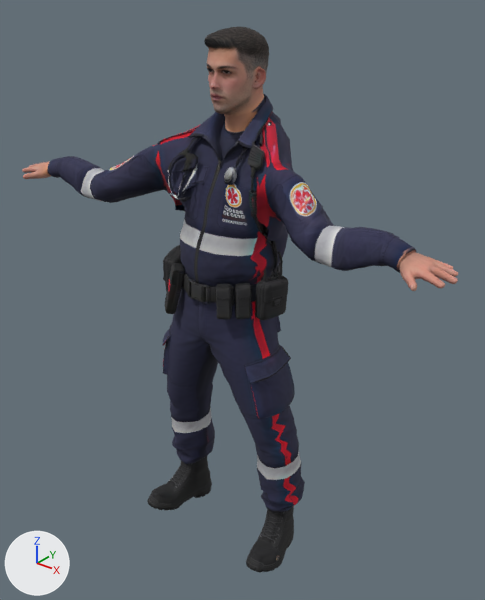
One commit to the glTF model assets/npcs/peter-jordan.glb: the scene before it, then after it.
The view is the same before and after, from a 50 mm camera at (1.282, -1.494, 0.959) aimed at (0.022, 0.081, -0.018). Every picture has the same lights, and +X, +Y and +Z are marked at lower left. The first picture is the older version. Where no turn or scale is listed for an object, it has been applied to the vertices. Vertices at exactly the same position are counted once.

In view in the first picture: 'peter-jordan'.
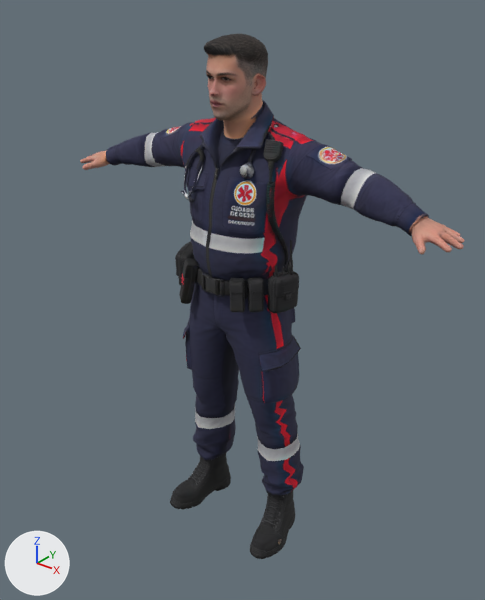
Diff of the bpy script that builds the scene:
```diff
--- a/assets/npcs/peter-jordan.glb.py
+++ b/assets/npcs/peter-jordan.glb.py
@@ me_peter_jordan @@
-me_peter_jordan.from_pydata(...)  # 9913 vertices, 19231 faces; spans x -0.8..0.8, y -0.19..0.25, z -0.96..0.83
+me_peter_jordan.from_pydata(...)  # 9913 vertices, 19231 faces; spans x -0.73..0.73, y -0.08..0.26, z -0.95..0.81
+# me_peter_jordan part 1: the loose piece of 457 vertices spanning x -0.29..-0.16, y -0.16..0.13, z -0.96..-0.72 is multiplied about its middle by the matrix ((1.0, 0.0, 0.019), (-0.006, 0.977, -0.079), (-0.007, 0.151, 0.988)), then moved by (0.04, 0.07, -0.01)
+# me_peter_jordan part 2: the loose piece of 475 vertices spanning x -0.8..-0.65, y -0.19..-0.04, z 0.32..0.37 is moved by (0.07, 0.2, 0.01)
+# me_peter_jordan part 3: the loose piece of 299 vertices spanning x -0.24..-0.15, y -0.06..0.07, z 0.0..0.13 is moved by (0.0, 0.06, 0.0)
+# me_peter_jordan part 4: the loose piece of 75 vertices spanning x -0.16..-0.08, y -0.13..-0.06, z -0.03..0.13 is multiplied about its middle by the matrix ((0.963, -0.015, 0.039), (0.019, 0.958, -0.102), (-0.037, 0.102, 0.958)), then moved by (0.0, 0.07, 0.0)
+# me_peter_jordan part 5: the loose piece of 40 vertices spanning x -0.11..-0.08, y -0.09..-0.06, z 0.03..0.11 is moved by (0.0, 0.07, 0.0)
+# me_peter_jordan part 6: the loose piece of 189 vertices spanning x -0.17..0.17, y -0.12..0.17, z 0.05..0.12 is moved by (0.0, 0.06, 0.0)
+# me_peter_jordan part 7: the loose piece of 136 vertices spanning x -0.04..0.04, y -0.12..-0.1, z 0.05..0.11 is moved by (0.0, 0.07, 0.0)
+# me_peter_jordan part 8: the loose piece of 115 vertices spanning x -0.14..-0.06, y -0.09..-0.06, z 0.34..0.36 is multiplied about its middle by the matrix ((1.0, 0.0, 0.0), (-0.383, 0.638, -0.065), (-0.082, -0.077, 0.988)), then moved by (0.0, 0.04, -0.01)
+# me_peter_jordan part 9: the loose piece of 30 vertices spanning x -0.13..-0.1, y -0.08..-0.07, z 0.35..0.43 is multiplied about its middle by the matrix ((1.088, 0.306, 0.015), (-0.301, 1.056, 0.269), (0.059, -0.263, 1.097)), then moved by (0.0, 0.06, 0.0)
+# me_peter_jordan part 10: the loose piece of 30 vertices spanning x -0.1..-0.07, y -0.1..-0.04, z 0.35..0.44 is multiplied about its middle by the matrix ((1.0, 0.0, 0.0), (-0.29, 0.083, 0.293), (-0.06, -0.191, 1.062)), then moved by (0.0, 0.04, -0.01)
+# me_peter_jordan part 11: the loose piece of 49 vertices spanning x 0.0..0.01, y 0.0..0.01, z 0.43..0.46 is moved by (0.0, -0.01, -0.02)
+# me_peter_jordan part 12: the loose piece of 458 vertices spanning x 0.16..0.3, y -0.16..0.13, z -0.96..-0.73 is multiplied about its middle by the matrix ((1.0, 0.002, -0.016), (0.003, 0.98, -0.065), (0.007, 0.14, 0.986)), then moved by (-0.05, 0.07, -0.01)
+# me_peter_jordan part 13: the loose piece of 76 vertices spanning x 0.07..0.13, y -0.13..-0.08, z 0.02..0.13 is moved by (0.0, 0.06, 0.0)
+# me_peter_jordan part 14: the loose piece of 40 vertices spanning x 0.08..0.11, y -0.09..-0.06, z 0.03..0.11 is moved by (0.0, 0.07, 0.0)
+# me_peter_jordan part 15: the loose piece of 76 vertices spanning x 0.12..0.17, y -0.1..-0.04, z 0.02..0.13 is moved by (0.0, 0.06, 0.0)
+# me_peter_jordan part 16: the loose piece of 262 vertices spanning x 0.16..0.24, y -0.05..0.05, z 0.01..0.14 is moved by (0.0, 0.06, 0.0)
+# me_peter_jordan part 17: 6620 of 9913 vertices moved; they spanned x -0.68..0.8, y -0.19..0.25, z -0.77..0.83 and now span x -0.61..0.73, y -0.06..0.26, z -0.77..0.81; mean shift (-0.01, 0.07, 0.0); largest move (-0.42, -0.12, 0.38) -> (-0.37, 0.12, 0.48)
+# other edits to the shape of me_peter_jordan do not show in these pictures
 me_peter_jordan.materials.append(mat_peter_jordan)
```

Where the change shows, as pixel boxes [x1, y1, x2, y2] in the pictures (485 x 600 px; the box of a moved part takes in the faces that stretch with it):
'peter-jordan', reshaped (12% narrower)
    before: [22, 27, 458, 573]
    after: [80, 34, 464, 559]
part 1 of me_peter_jordan, moved or reshaped
    before: [147, 455, 212, 510]
    after: [170, 452, 231, 510]
part 2 of me_peter_jordan, moved or reshaped
    before: [22, 162, 51, 179]
    after: [80, 150, 109, 170]
part 3 of me_peter_jordan, moved or reshaped
    before: [163, 245, 182, 291]
    after: [175, 241, 195, 285]
part 4 of me_peter_jordan, moved or reshaped
    before: [165, 263, 184, 314]
    after: [179, 258, 198, 304]
part 5 of me_peter_jordan, moved or reshaped
    before: [181, 269, 186, 294]
    after: [195, 263, 200, 287]
part 6 of me_peter_jordan, moved or reshaped
    before: [182, 264, 278, 304]
    after: [196, 261, 289, 297]
part 7 of me_peter_jordan, moved or reshaped
    before: [188, 279, 210, 305]
    after: [202, 273, 224, 297]
part 8 of me_peter_jordan, moved or reshaped
    before: [169, 192, 190, 202]
    after: [181, 191, 194, 203]
part 9 of me_peter_jordan, moved or reshaped
    before: [168, 173, 176, 196]
    after: [184, 168, 188, 195]
part 10 of me_peter_jordan, moved or reshaped
    before: [177, 169, 193, 198]
    after: [188, 171, 199, 197]
part 11 of me_peter_jordan, moved or reshaped
    before: [218, 161, 223, 170]
    after: [215, 168, 220, 180]
part 12 of me_peter_jordan, moved or reshaped
    before: [246, 506, 294, 573]
    after: [250, 491, 295, 559]
part 13 of me_peter_jordan, moved or reshaped
    before: [216, 284, 232, 320]
    after: [229, 278, 245, 312]
part 14 of me_peter_jordan, moved or reshaped
    before: [231, 286, 234, 310]
    after: [244, 279, 248, 303]
part 15 of me_peter_jordan, moved or reshaped
    before: [235, 283, 251, 319]
    after: [248, 277, 264, 312]
part 16 of me_peter_jordan, moved or reshaped
    before: [255, 276, 288, 320]
    after: [268, 271, 299, 313]
part 17 of me_peter_jordan, moved or reshaped
    before: [48, 27, 458, 512]
    after: [106, 34, 464, 495]
